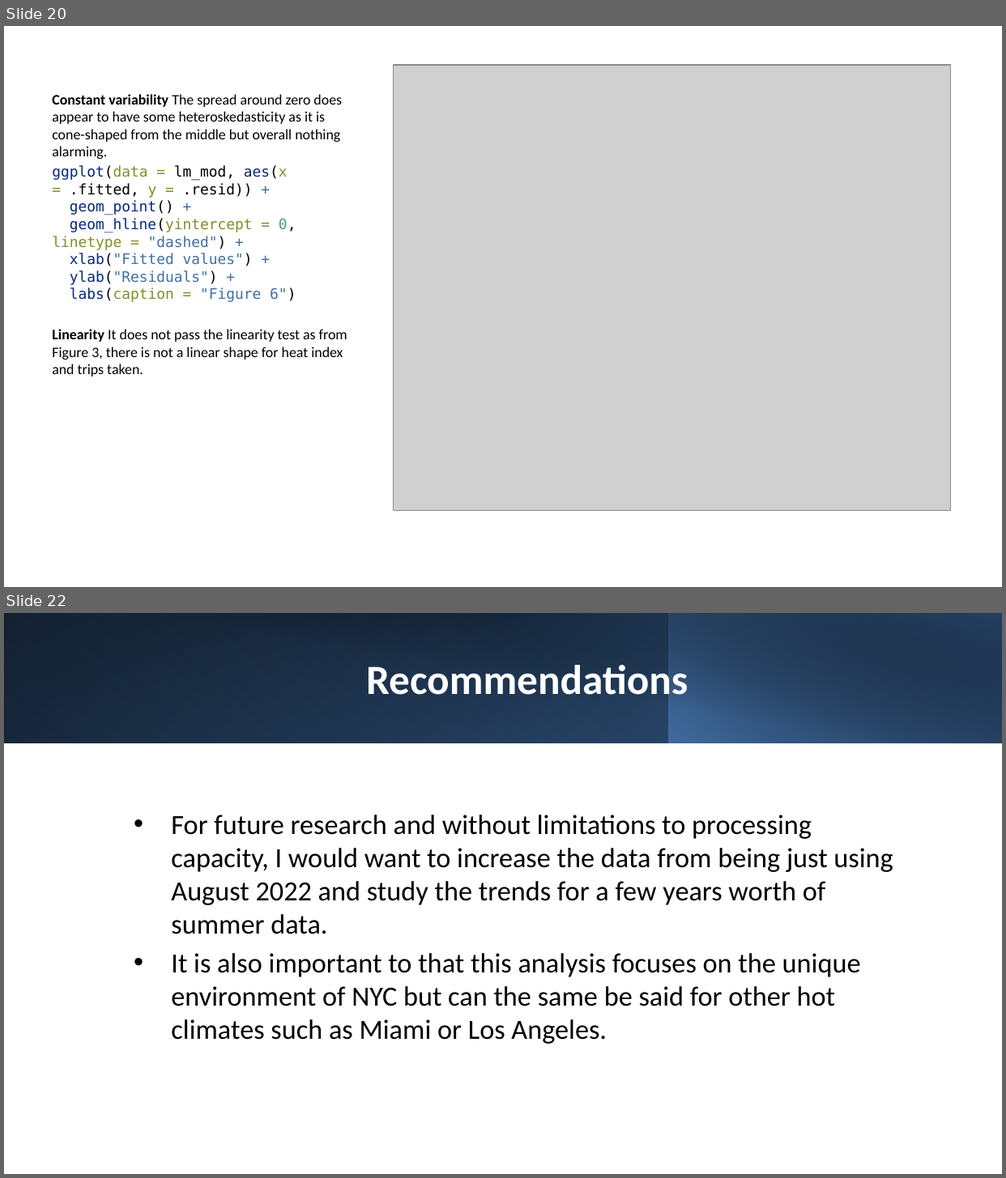
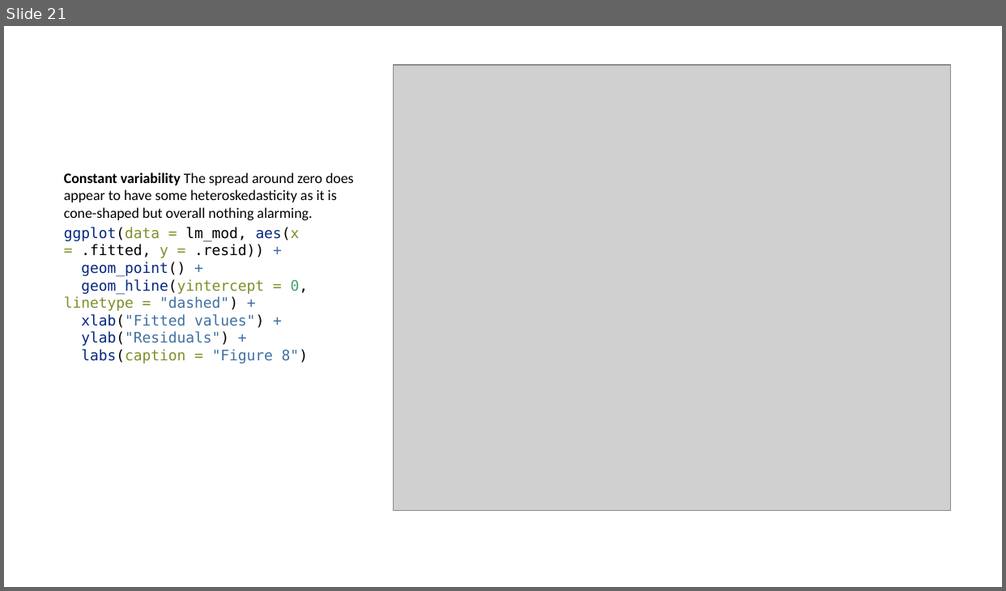
Before and after one commit to hellojohncruz/tlc_trips_weather, a slide deck: ridership.pptx. Shown one above the other, each under a label of ours: slides 20 and 22 before the commit, slide 21 after it; the slides between them are not shown. The pictures are 1006x1178 and 1006x591 pixels, drawn with LibreOffice and Linux fonts; fonts in the diff are those of the drawing; grey boxes stand for pictures. Boxes give left, top, right and bottom in pixels: in the first picture for what was removed or moved away, otherwise in the second. Text is boxed around its words. In the diff, an @@ line names an element or a change of style, - is before the commit and + after.

```diff
--- a/ridership.pptx
+++ b/ridership.pptx
@@ slide 22 removed at (4, 613, 1002, 1174), background #FFFFFF @@
@@ rectangle removed at (4, 613, 1002, 743) @@
@@ rectangle removed at (4, 613, 669, 743) @@
@@ rectangle removed at (42, 613, 1002, 743) @@
@@ rectangle removed at (669, 613, 1002, 743) @@
@@ title removed at (366, 665, 688, 704) @@
-Recommendations
@@ text removed at (171, 815, 893, 1044) @@
-• For future research and without limitations to processing capacity, I would want to increase the data from being just using August 2022 and study the trends for a few years worth of summer data.
-• It is also important to that this analysis focuses on the unique environment of NYC but can the same be said for other hot climates such as Miami or Los Angeles.
@@ what was slide 20 is now slide 21 @@
@@ slide 21 changed as well @@
@@ text at (64, 173, 354, 364): text changed; font Calibri to DejaVu Sans Mono @@
-Constant variability The spread around zero does appear to have some heteroskedasticity as it is cone-shaped from the middle but overall nothing alarming.
-ggplot(data = lm_mod, aes(x = .fitted, y = .resid)) +
-geom_point() +
-geom_hline(yintercept = 0, linetype = "dashed") +
-xlab("Fitted values") +
-ylab("Residuals") +
-labs(caption = "Figure 6")
-Linearity It does not pass the linearity test as from Figure 3, there is not a linear shape for heat index and trips taken.
+Constant variability The spread around zero does appear to have some heteroskedasticity as it is cone-shaped but overall nothing alarming.
+ggplot(data = lm_mod, aes(x = .fitted, y = .resid)) +
+geom_point() +
+geom_hline(yintercept = 0, linetype = "dashed") +
+xlab("Fitted values") +
+ylab("Residuals") +
+labs(caption = "Figure 8")
```
Also in this commit, not shown: 18 other slides changed, 4 slides added, 2 other slides removed, 5 other files.
